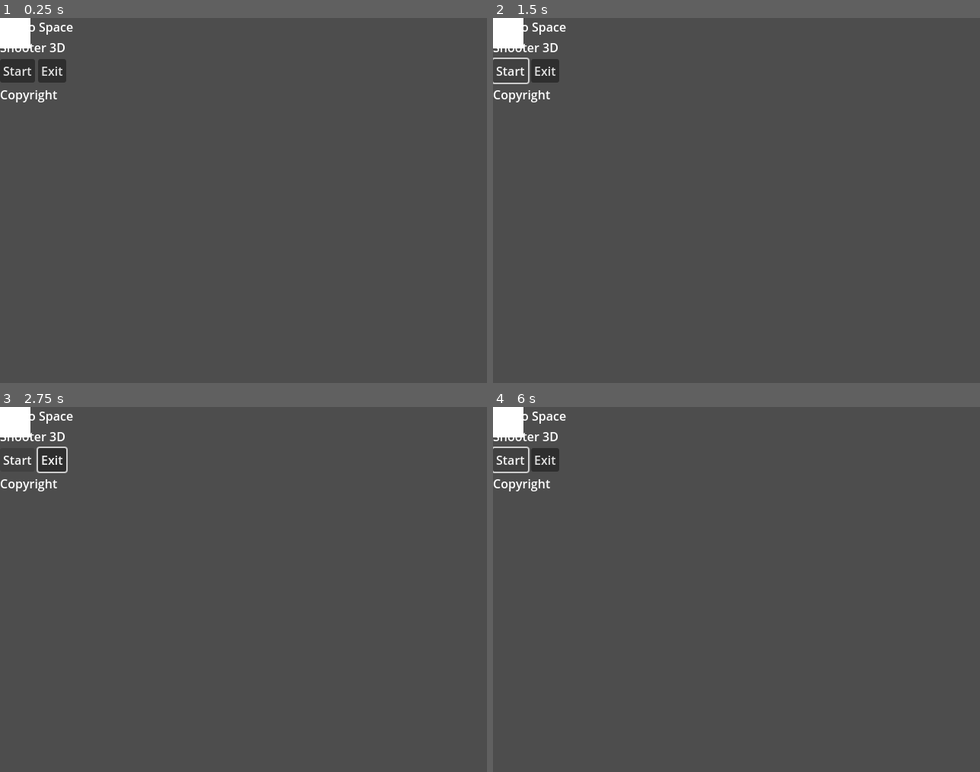
Above: before the commit, frames 1-4 (two rows, left to right).
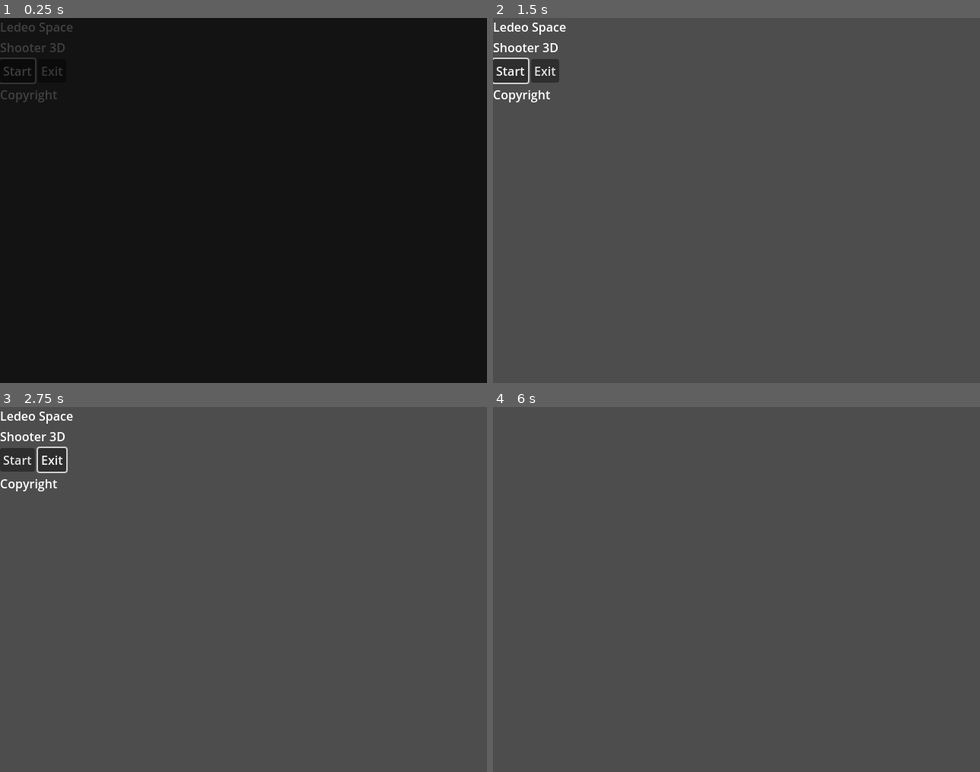
Above: after the commit, the same moments.

Repository: Sanni87/Shooter_Ledeo_3D
Game: Godot game, scene res://scenes/menu.tscn
The game is run twice, just before and just after one commit, with the same random seed, the same clock (stepped at 60 frames per second) and the same inputs.
Inputs:
- Up to frame 1 (0.25 s): no input
- Up to frame 2 (1.5 s): click "Start" at 0.5 s; click "Start" at 1.25 s
- Up to frame 3 (2.75 s): tap Enter at 2 s; hold Right (ui_right) from 2.03 s (still down)
- Up to frame 4 (6 s): release Right (ui_right) at 2.78 s; hold Down (ui_down) 2.78-3.53 s; hold Right (ui_right) 3.53-4.28 s; hold Up (ui_up) 4.28-5.03 s; hold Left (ui_left) from 5.03 s (still down); tap Space at 5.75 s

The runs differ from the first frame. In frame 1, 100% of the frame differs, in the area x 0-100%, y 0-100%; in frame 2, 0.5%; in frame 3, 0.5%; in frame 4, 1.4%.

Commit message:
Menu scene settings

Diff:
--- a/assets/scripts/menu.gd
+++ b/assets/scripts/menu.gd
@@ -3,17 +3,16 @@
 
 # Called when the node enters the scene tree for the first time.
 func _ready():
-	pass # Replace with function body.
-
-
-# Called every frame. 'delta' is the elapsed time since the previous frame.
-func _process(delta):
-	pass
+	%Start.grab_focus()
 
 
 func _on_start_pressed():
-	pass # Replace with function body.
+	get_tree().change_scene_to_file("res://scenes/level.tscn")
 
 
 func _on_exit_pressed():
-	pass # Replace with function body.
+	$Fade/AnimationPlayer.play("fade_out")
+
+func _on_animation_player_animation_finished(anim_name):
+	match anim_name:
+		"fade_out": get_tree().quit()
--- a/scenes/menu.tscn
+++ b/scenes/menu.tscn
@@ -1,7 +1,59 @@
-[gd_scene load_steps=3 format=3 uid="uid://cfsy0ernjipn7"]
+[gd_scene load_steps=7 format=3 uid="uid://cfsy0ernjipn7"]
 
 [ext_resource type="Script" path="res://assets/scripts/menu.gd" id="1_j61n2"]
 [ext_resource type="AudioStream" uid="uid://dujhj0kxikiro" path="res://assets/audio/DavidKBD - Cosmic Pack 01 - Cosmic Journey-full.ogg" id="2_rb2d7"]
+
+[sub_resource type="Animation" id="Animation_dr6nq"]
+resource_name = "fade_in"
+tracks/0/type = "value"
+tracks/0/imported = false
+tracks/0/enabled = true
+tracks/0/path = NodePath(".:modulate")
+tracks/0/interp = 1
+tracks/0/loop_wrap = true
+tracks/0/keys = {
+"times": PackedFloat32Array(0, 1),
+"transitions": PackedFloat32Array(1, 1),
+"update": 0,
+"values": [Color(0, 0, 0, 1), Color(0, 0, 0, 0)]
+}
+
+[sub_resource type="Animation" id="Animation_4yqhs"]
+resource_name = "fade_out"
+tracks/0/type = "value"
+tracks/0/imported = false
+tracks/0/enabled = true
+tracks/0/path = NodePath(".:modulate")
+tracks/0/interp = 1
+tracks/0/loop_wrap = true
+tracks/0/keys = {
+"times": PackedFloat32Array(0, 1),
+"transitions": PackedFloat32Array(1, 1),
+"update": 0,
+"values": [Color(0, 0, 0, 0), Color(0, 0, 0, 1)]
+}
+
+[sub_resource type="Animation" id="Animation_e6db5"]
+length = 0.001
+tracks/0/type = "value"
+tracks/0/imported = false
+tracks/0/enabled = true
+tracks/0/path = NodePath(".:modulate")
+tracks/0/interp = 1
+tracks/0/loop_wrap = true
+tracks/0/keys = {
+"times": PackedFloat32Array(0),
+"transitions": PackedFloat32Array(1),
+"update": 0,
+"values": [Color(0, 0, 0, 1)]
+}
+
+[sub_resource type="AnimationLibrary" id="AnimationLibrary_kvdan"]
+_data = {
+"RESET": SubResource("Animation_e6db5"),
+"fade_in": SubResource("Animation_dr6nq"),
+"fade_out": SubResource("Animation_4yqhs")
+}
 
 [node name="Menu" type="Control"]
 layout_mode = 3
@@ -40,6 +92,7 @@
 layout_mode = 2
 
 [node name="Start" type="Button" parent="MarginContainer/VBoxContainer/HBoxContainer"]
+unique_name_in_owner = true
 layout_mode = 2
 text = "Start"
 
@@ -52,16 +105,26 @@
 text = "Copyright"
 
 [node name="Fade" type="ColorRect" parent="."]
+modulate = Color(0, 0, 0, 1)
 layout_mode = 0
-offset_right = 40.0
-offset_bottom = 40.0
+offset_right = 642.0
+offset_bottom = 481.0
+color = Color(0, 0, 0, 1)
 
 [node name="AnimationPlayer" type="AnimationPlayer" parent="Fade"]
+libraries = {
+"": SubResource("AnimationLibrary_kvdan")
+}
+autoplay = "fade_in"
 
 [node name="Interferences" type="ColorRect" parent="."]
+visible = false
 layout_mode = 0
-offset_right = 40.0
-offset_bottom = 40.0
+offset_left = 2.0
+offset_top = -3.0
+offset_right = 642.0
+offset_bottom = 480.0
+color = Color(0, 0, 0, 0)
 
 [node name="BgMusic" type="AudioStreamPlayer" parent="."]
 stream = ExtResource("2_rb2d7")
@@ -69,3 +132,4 @@
 
 [connection signal="pressed" from="MarginContainer/VBoxContainer/HBoxContainer/Start" to="." method="_on_start_pressed"]
 [connection signal="pressed" from="MarginContainer/VBoxContainer/HBoxContainer/Exit" to="." method="_on_exit_pressed"]
+[connection signal="animation_finished" from="Fade/AnimationPlayer" to="." method="_on_animation_player_animation_finished"]
